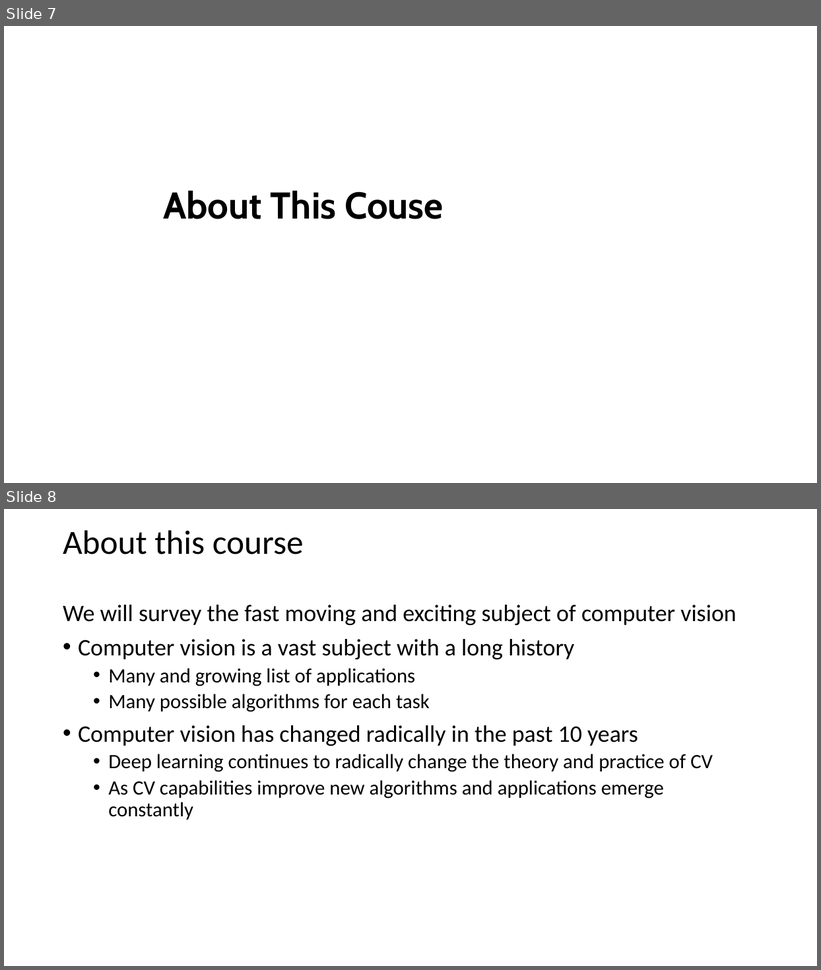
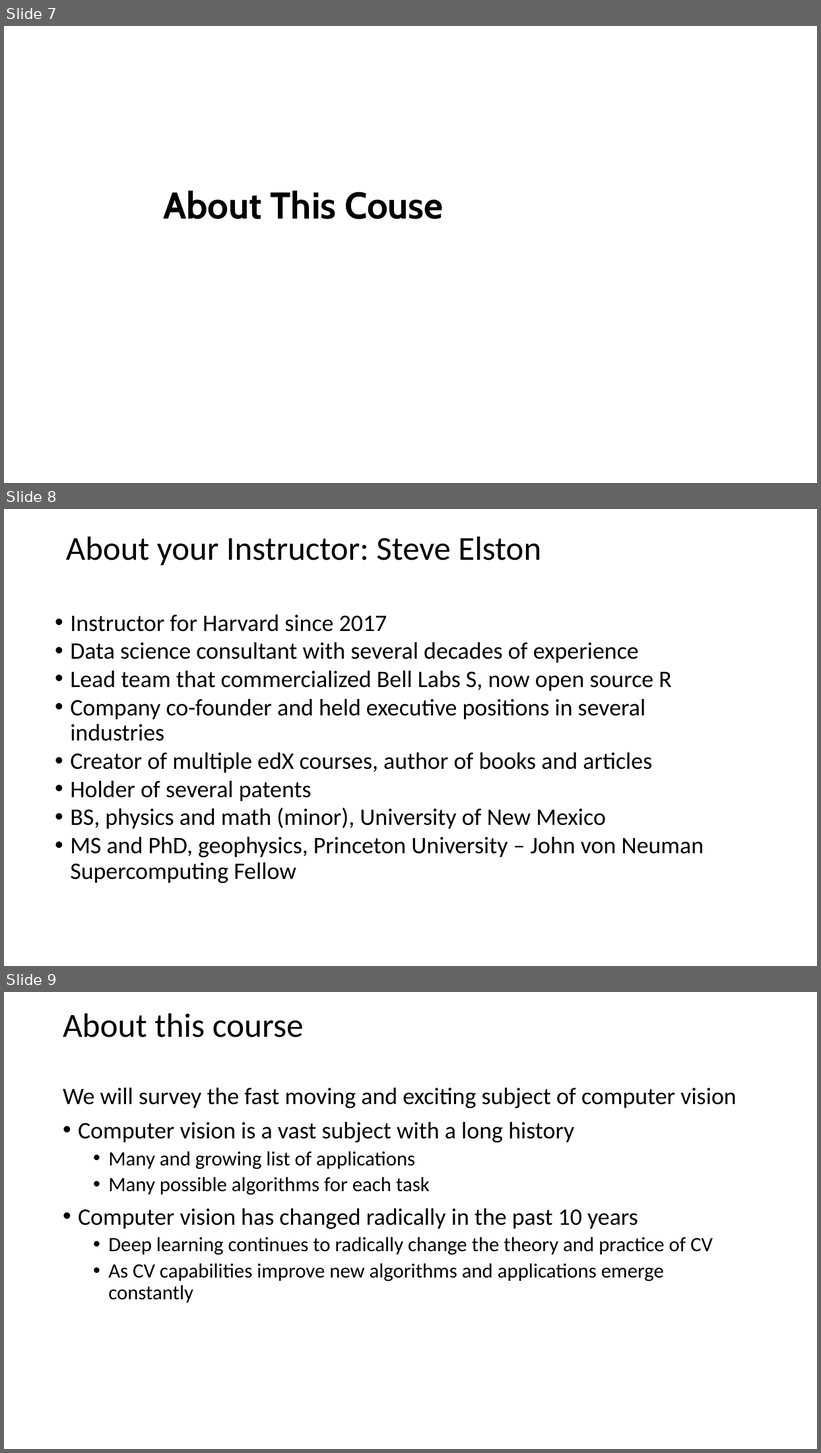
Before and after one commit to StephenElston/CSCI-E25, a slide deck: Slides/1_Introduction.pptx. Shown one above the other, each under a label of ours: slides 7 and 8 before the commit, slides 7, 8 and 9 after it. The pictures are 821x970 and 821x1453 pixels, drawn with LibreOffice and Linux fonts; fonts in the diff are those of the drawing. Boxes give left, top, right and bottom in pixels: in the first picture for what was removed or moved away, otherwise in the second. Text is boxed around its words. In the diff, an @@ line names an element or a change of style, - is before the commit and + after.

```diff
--- a/Slides/1_Introduction.pptx
+++ b/Slides/1_Introduction.pptx
@@ slide 8 added at (4, 509, 817, 966), background #FFFFFF @@
@@ title added at (66, 536, 541, 566), 39.6 pt, text #000000 @@
+About your Instructor: Steve Elston
@@ text added at (70, 615, 704, 883), 28 pt, text #000000 @@
+• Instructor for Harvard since 2017
+• Data science consultant with several decades of experience
+• Lead team that commercialized Bell Labs S, now open source R
+• Company co-founder and held executive positions in several industries
+• Creator of multiple edX courses, author of books and articles
+• Holder of several patents
+• BS, physics and math (minor), University of New Mexico
+• MS and PhD, geophysics, Princeton University – John von Neuman Supercomputing Fellow
@@ what was slide 8 is now slide 9 @@
```
Also in this commit, not shown: 3 slides changed, 1 other slide added.
